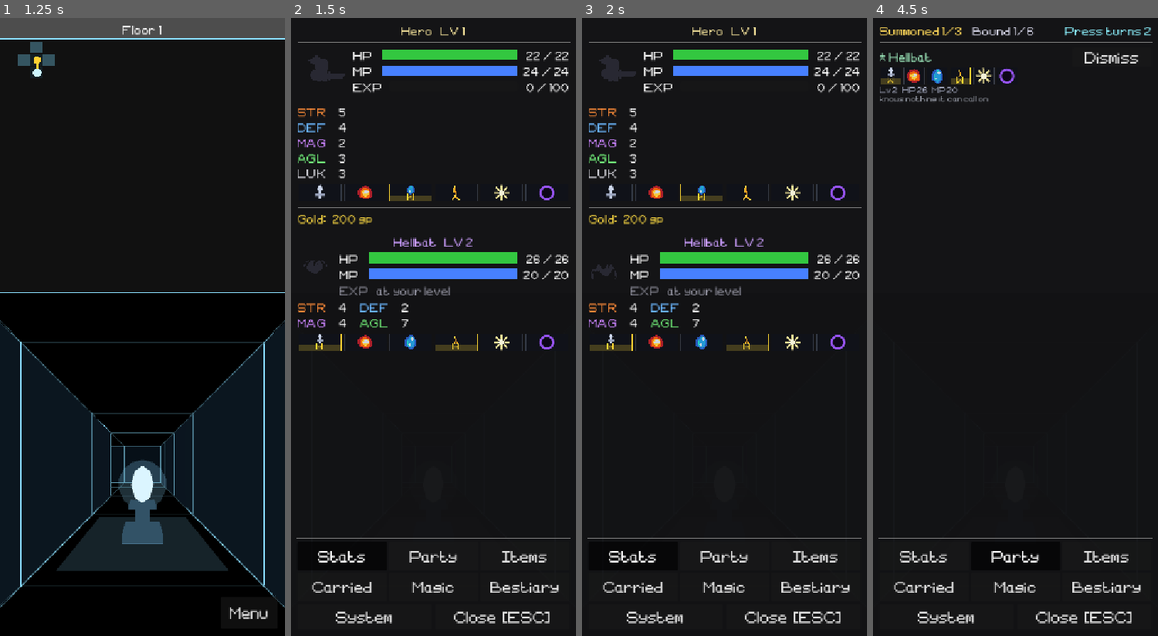
Above: before the commit, frames 1-4 (left to right).
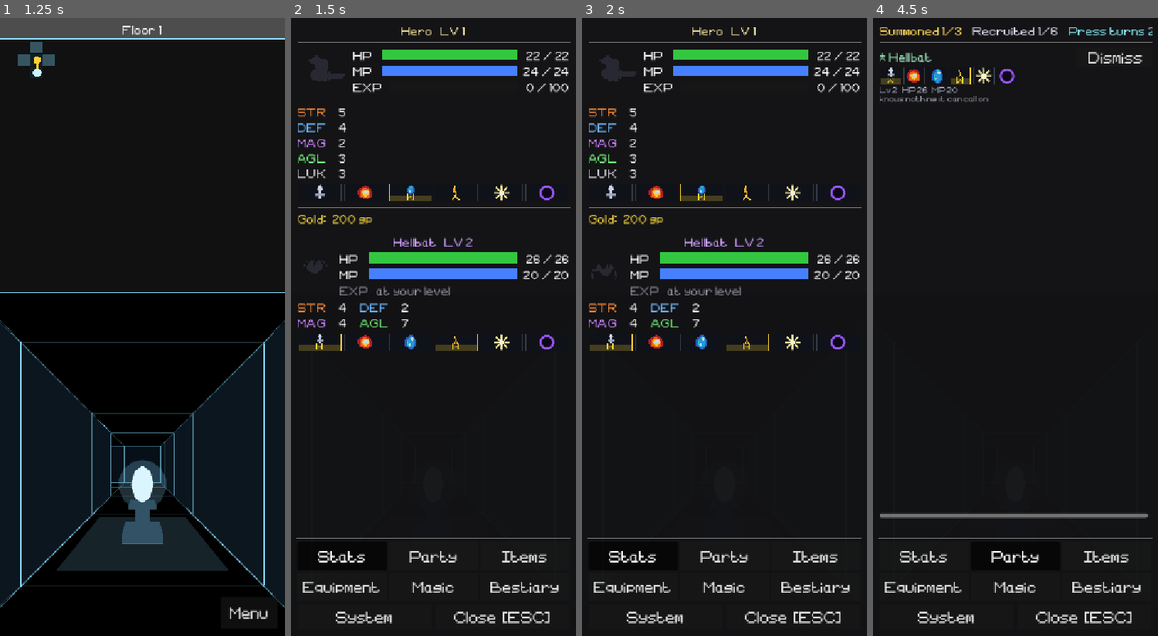
Above: after the commit, the same moments.

Repository: tausiftt5238/four-dragons-deep
Game: Godot game, scene res://scenes/title.tscn
Two runs of this game, one before a commit and one after it. Both use one fixed random seed, a clock stepped at 60 frames per second and the inputs below.
Inputs (mouse positions are in pixels of both pictures, inside the frame that each line leads up to):
- Up to frame 1 (1.25 s): click "NEW GAME" at 0.5 s
- Up to frame 2 (1.5 s): click "Menu" at 1.25 s
- Up to frame 3 (2 s): no input
- Up to frame 4 (4.5 s): click (924, 586) at 2 s, where only the run before the commit has a clickable "Carried"; click (924, 586) at 2.75 s, where only the run after the commit has a clickable "Equipment"; click "Stats" at 3.5 s; click "Party" at 4.25 s

Frame 1 is identical in both runs. In frame 2, 0.2% of the frame differs, in the area x 4-32%, y 91-93%; in frame 3, 0.2%; in frame 4, 1.6%, in the area x 2-99%, y 1-93%.

Commit message:
standard terms: Carried is Equipment, Wield is Equip, demons are monsters, and binding one is recruiting it
- only what the player reads changes: menu labels, buttons, the battle log, spell and item descriptions, the tutorial and how-to-play. code names and save keys stay as they are, so old saves still load
- the monster species that are called Demon (Demon, Fell Demon, Arch Demon, Demoness and so on) keep their names, since saves key on them
- the Bind spell and Scroll of Bind are a hold, not a recruit, so they stay Bind
- an orb's recruit row says Owned on the button for one you already have, since Recruited didn't fit

Co-Authored-By: Claude Opus 5.5 <noreply@anthropic.com>
Claude-Session: https://claude.ai/code/session_01Uhk3EMYpAHGbVF4A7SC27j

Diff:
--- a/scripts/data/item.gd
+++ b/scripts/data/item.gd
@@ -149,19 +149,19 @@
 
 static func scroll_venom() -> Dictionary:
 	return scroll("scroll_venom", "Scroll of Venom", "venom", "Venom",
-			"Poisons one demon.", 2)
+			"Poisons one monster.", 2)
 
 static func scroll_shock() -> Dictionary:
 	return scroll("scroll_shock", "Scroll of Shock", "shock", "Shock",
-			"Paralyses one demon.", 2)
+			"Paralyses one monster.", 2)
 
 static func scroll_mute() -> Dictionary:
 	return scroll("scroll_mute", "Scroll of Mute", "mute", "Mute",
-			"Silences one demon, so it cannot cast.", 3)
+			"Silences one monster, so it cannot cast.", 3)
 
 static func scroll_bind() -> Dictionary:
 	return scroll("scroll_bind", "Scroll of Bind", "bind", "Bind",
-			"Holds one demon still.", 3)
+			"Holds one monster still.", 3)
 
 # One scroll per elemental spell, built straight off Spell.DATA so a scroll can
 # never name a spell that no longer exists. `floor` is only the price tier — the
--- a/scripts/data/spell.gd
+++ b/scripts/data/spell.gd
@@ -73,12 +73,12 @@
 	# rather than a freebie.
 	"analyze":       {name="Analyze",      mp=0, type="analyze", heal=0, element="",
 		shape=SHAPE_ONE, spread=1.0,
-		desc="Read a demon's chart and its temper. Wardens and bosses refuse."},
+		desc="Read a monster's chart and its temper. Wardens and bosses refuse."},
 
 	# ── Fire ──────────────────────────────────────────────────────────────────
 	"ember":         {name="Ember",        mp=8, type="dmg", heal=0, element="fire",
 		shape=SHAPE_ONE, spread=1.0, power=POWER_I,
-		desc="A flame set on one demon."},
+		desc="A flame set on one monster."},
 	"cinderfall":    {name="Cinderfall",   mp=14, type="dmg", heal=0, element="fire",
 		shape=SHAPE_FEW, spread=SPREAD_FEW_DMG, power=POWER_I,
 		desc="Embers fall across two or three of them."},
@@ -98,7 +98,7 @@
 
 	"immolate":      {name="Immolate",     mp=32, type="dmg", heal=0, element="fire",
 		shape=SHAPE_ONE, spread=1.0, power=POWER_III,
-		desc="One demon, and nothing left of it to bury."},
+		desc="One monster, and nothing left of it to bury."},
 	"ashfall":       {name="Ashfall",      mp=54, type="dmg", heal=0, element="fire",
 		shape=SHAPE_FEW, spread=SPREAD_FEW_DMG, power=POWER_III,
 		desc="Two or three of them go up and come down as ash."},
@@ -109,7 +109,7 @@
 	# ── Ice ───────────────────────────────────────────────────────────────────
 	"rime":          {name="Rime",         mp=8, type="dmg", heal=0, element="ice",
 		shape=SHAPE_ONE, spread=1.0, power=POWER_I,
-		desc="Frost closes over one demon."},
+		desc="Frost closes over one monster."},
 	"hailfall":      {name="Hailfall",     mp=14, type="dmg", heal=0, element="ice",
 		shape=SHAPE_FEW, spread=SPREAD_FEW_DMG, power=POWER_I,
 		desc="Hail comes down on two or three of them."},
@@ -119,7 +119,7 @@
 
 	"frostbite":     {name="Frostbite",    mp=18, type="dmg", heal=0, element="ice",
 		shape=SHAPE_ONE, spread=1.0, power=POWER_II,
-		desc="The cold gets into one demon and stays."},
+		desc="The cold gets into one monster and stays."},
 	"blizzard":      {name="Blizzard",     mp=30, type="dmg", heal=0, element="ice",
 		shape=SHAPE_FEW, spread=SPREAD_FEW_DMG, power=POWER_II,
 		desc="A wind full of ice, across two or three."},
@@ -129,7 +129,7 @@
 
 	"glaciate":      {name="Glaciate",     mp=32, type="dmg", heal=0, element="ice",
 		shape=SHAPE_ONE, spread=1.0, power=POWER_III,
-		desc="One demon, taken down to still."},
+		desc="One monster, taken down to still."},
 	"shardfall":     {name="Shardfall",    mp=54, type="dmg", heal=0, element="ice",
 		shape=SHAPE_FEW, spread=SPREAD_FEW_DMG, power=POWER_III,
 		desc="Ice falls in pieces on two or three of them."},
@@ -140,7 +140,7 @@
 	# ── Thunder ───────────────────────────────────────────────────────────────
 	"arc":           {name="Arc",          mp=8, type="dmg", heal=0, element="thunder",
 		shape=SHAPE_ONE, spread=1.0, power=POWER_I,
-		desc="Current jumps to one demon."},
+		desc="Current jumps to one monster."},
 	"forkfall":      {name="Forkfall",     mp=14, type="dmg", heal=0, element="thunder",
 		shape=SHAPE_FEW, spread=SPREAD_FEW_DMG, power=POWER_I,
 		desc="The current forks into two or three of them."},
@@ -150,7 +150,7 @@
 
 	"bolt":          {name="Bolt",         mp=18, type="dmg", heal=0, element="thunder",
 		shape=SHAPE_ONE, spread=1.0, power=POWER_II,
-		desc="One line of it, straight through one demon."},
+		desc="One line of it, straight through one monster."},
 	"thunderstorm":  {name="Thunderstorm",  mp=30, type="dmg", heal=0, element="thunder",
 		shape=SHAPE_FEW, spread=SPREAD_FEW_DMG, power=POWER_II,
 		desc="It keeps finding two or three of them."},
@@ -160,7 +160,7 @@
 
 	"levin":         {name="Levin",        mp=32, type="dmg", heal=0, element="thunder",
 		shape=SHAPE_ONE, spread=1.0, power=POWER_III,
-		desc="White fire, and one demon in the way of it."},
+		desc="White fire, and one monster in the way of it."},
 	"skyfall":       {name="Skyfall",      mp=54, type="dmg", heal=0, element="thunder",
 		shape=SHAPE_FEW, spread=SPREAD_FEW_DMG, power=POWER_III,
 		desc="It comes down on two or three at once."},
@@ -171,17 +171,17 @@
 	# ── Light: expels, or does nothing ────────────────────────────────────────
 	"banish":        {name="Banish",       mp=14, type="banish", heal=0, element="light",
 		shape=SHAPE_ONE, spread=1.0, boost=BOOST_I,
-		desc="Tries to expel one demon outright. Some things cannot abide the light."},
+		desc="Tries to expel one monster outright. Some things cannot abide the light."},
 	"winnow":        {name="Winnow",       mp=24, type="banish", heal=0, element="light",
 		shape=SHAPE_FEW, spread=SPREAD_FEW_BANISH, boost=BOOST_I,
 		desc="Reaches for two or three at once, and holds each of them less firmly."},
 	"daybreak":      {name="Daybreak",     mp=36, type="banish", heal=0, element="light",
 		shape=SHAPE_ALL, spread=SPREAD_ALL_BANISH, boost=BOOST_I,
-		desc="Opens the light on every demon standing. Thin, across that many."},
+		desc="Opens the light on every monster standing. Thin, across that many."},
 
 	"exile":         {name="Exile",        mp=26, type="banish", heal=0, element="light",
 		shape=SHAPE_ONE, spread=1.0, boost=BOOST_II,
-		desc="A firmer hand on one demon than Banish can manage."},
+		desc="A firmer hand on one monster than Banish can manage."},
 	"scour":         {name="Scour",        mp=44, type="banish", heal=0, element="light",
 		shape=SHAPE_FEW, spread=SPREAD_FEW_BANISH, boost=BOOST_II,
 		desc="Two or three of them, and it does not let go as easily."},
@@ -191,7 +191,7 @@
 
 	"absolve":       {name="Absolve",      mp=42, type="banish", heal=0, element="light",
 		shape=SHAPE_ONE, spread=1.0, boost=BOOST_III,
-		desc="One demon, and very little argument about it."},
+		desc="One monster, and very little argument about it."},
 	"sunburst":      {name="Sunburst",     mp=70, type="banish", heal=0, element="light",
 		shape=SHAPE_FEW, spread=SPREAD_FEW_BANISH, boost=BOOST_III,
 		desc="Two or three caught in the open at once."},
@@ -202,7 +202,7 @@
 	# ── Dark: unmakes, or does nothing ────────────────────────────────────────
 	"consign":       {name="Consign",      mp=14, type="banish", heal=0, element="dark",
 		shape=SHAPE_ONE, spread=1.0, boost=BOOST_I,
-		desc="Tries to unmake one demon outright. Some things cannot abide the dark."},
+		desc="Tries to unmake one monster outright. Some things cannot abide the dark."},
 	"cull":          {name="Cull",         mp=24, type="banish", heal=0, element="dark",
 		shape=SHAPE_FEW, spread=SPREAD_FEW_BANISH, boost=BOOST_I,
 		desc="Takes two or three together, and takes each of them less surely."},
@@ -212,7 +212,7 @@
 
 	"erase":         {name="Erase",        mp=26, type="banish", heal=0, element="dark",
 		shape=SHAPE_ONE, spread=1.0, boost=BOOST_II,
-		desc="One demon, and a better chance there is nothing left."},
+		desc="One monster, and a better chance there is nothing left."},
 	"reap":          {name="Reap",         mp=44, type="banish", heal=0, element="dark",
 		shape=SHAPE_FEW, spread=SPREAD_FEW_BANISH, boost=BOOST_II,
 		desc="Two or three of them, cut down in one pass."},
@@ -222,7 +222,7 @@
 
 	"unmake":        {name="Unmake",       mp=42, type="banish", heal=0, element="dark",
 		shape=SHAPE_ONE, spread=1.0, boost=BOOST_III,
-		desc="One demon, and very little of it survives the asking."},
+		desc="One monster, and very little of it survives the asking."},
 	"harvest":       {name="Harvest",      mp=70, type="banish", heal=0, element="dark",
 		shape=SHAPE_FEW, spread=SPREAD_FEW_BANISH, boost=BOOST_III,
 		desc="Two or three taken together and not given back."},
--- a/scripts/ui/combat_scene.gd
+++ b/scripts/ui/combat_scene.gd
@@ -638,12 +638,12 @@
 	_right_title.add_theme_color_override("font_color", Color(1.0, 0.83, 0.47))
 	_submenu_clear()
 
-	var take: Button = _big_button("Bind it",
-			"%s joins the rolodex. Costs nothing." % enemy.enemy_name, false)
+	var take: Button = _big_button("Recruit it",
+			"%s joins your roster. Costs nothing." % enemy.enemy_name, false)
 	take.pressed.connect(func() -> void:
 		var who: String = enemy.enemy_name
 		_remember_recruit(who, enemy.lv)
-		_log("[color=lime]%s is bound. It walks in behind you.[/color]" % who)
+		_log("[color=lime]%s is recruited. It walks in behind you.[/color]" % who)
 		await _beg_resolved())
 	_submenu_add(take)
 
--- a/scripts/ui/menu_tab_equipment.gd
+++ b/scripts/ui/menu_tab_equipment.gd
@@ -89,10 +89,10 @@
 			_m._set_status("Both slots are taken.")
 		_m._refresh()
 	if kind == "weapon":
-		label = "Wield"
+		label = "Equip"
 		act = func() -> void:
 			p.equip_weapon(item)
-			_m._set_status("Wielding %s." % item["name"])
+			_m._set_status("Equipped %s." % item["name"])
 			_m._refresh()
 	elif kind == "armor":
 		act = func() -> void:
--- a/scripts/ui/menu_tab_items.gd
+++ b/scripts/ui/menu_tab_items.gd
@@ -48,7 +48,7 @@
 		SlotList.new(_m._content).add_note("Your pack is empty.")
 		return
 
-	# One shelf per kind. Weapons, armour and trinkets live on the Carried tab,
+	# One shelf per kind. Weapons, armour and trinkets live on the Equipment tab,
 	# where they can be compared against what is worn, so they are left out
 	# here. Anything of a kind not named still lists, under Other.
 	var shelves: Array[Array] = [["consumable", "Consumables"], ["scroll", "Scrolls"]]
@@ -119,10 +119,10 @@
 				_m._refresh()})
 	elif kind == "weapon":
 		actions.append({
-			text = "Wield", disabled = p.equipped_weapon.get("id", "") == item_id,
+			text = "Equip", disabled = p.equipped_weapon.get("id", "") == item_id,
 			press = func() -> void:
 				p.equip_weapon(item)
-				_m._set_status("Wielding %s." % item["name"])
+				_m._set_status("Equipped %s." % item["name"])
 				_m._refresh()})
 	elif kind == "armor":
 		actions.append({
--- a/scripts/ui/menu_tab_party.gd
+++ b/scripts/ui/menu_tab_party.gd
@@ -27,7 +27,7 @@
 	header.add_child(slots_lbl)
 
 	var bound_lbl: Label = Label.new()
-	bound_lbl.text = "Bound %d/%d" % [p.recruited.size(), PlayerCharacter.ROSTER_SIZE]
+	bound_lbl.text = "Recruited %d/%d" % [p.recruited.size(), PlayerCharacter.ROSTER_SIZE]
 	bound_lbl.size_flags_horizontal = Control.SIZE_EXPAND_FILL
 	bound_lbl.add_theme_color_override("font_color", Color(0.85, 0.85, 0.92))
 	header.add_child(bound_lbl)
@@ -41,7 +41,7 @@
 
 	if p.recruited.is_empty():
 		var none_lbl: Label = Label.new()
-		none_lbl.text = "No demons bound yet. Talk one down in battle."
+		none_lbl.text = "No monsters recruited yet. Talk one down in battle."
 		none_lbl.add_theme_color_override("font_color", Color(0.6, 0.6, 0.6))
 		_m._content.add_child(none_lbl)
 		return
--- a/scripts/ui/menu_ui.gd
+++ b/scripts/ui/menu_ui.gd
@@ -76,8 +76,7 @@
 
 	for tab_id: String in ["stats", "party", "items", "equipment", "magic", "bestiary"]:
 		var btn: Button = Button.new()
-		# "Equipment" overpromises now that there is no weapon and no armour.
-		btn.text        = "Carried" if tab_id == "equipment" else tab_id.capitalize()
+		btn.text        = tab_id.capitalize()
 		btn.toggle_mode = true
 		btn.custom_minimum_size     = Vector2(0, 36)
 		btn.size_flags_horizontal   = Control.SIZE_EXPAND_FILL
--- a/scripts/ui/orb_ui.gd
+++ b/scripts/ui/orb_ui.gd
@@ -89,7 +89,7 @@
 	tabs.add_theme_constant_override("h_separation", 6)
 	tabs.add_theme_constant_override("v_separation", 6)
 	col.add_child(tabs)
-	for pair: Array in [["rest", "Rest"], ["bind", "Bind"],
+	for pair: Array in [["rest", "Rest"], ["bind", "Recruit"],
 			["sell", "Sell"], ["buy", "Supplies"],
 			["gear", "Gear"], ["scrolls", "Scrolls"], ["save", "Save"]]:
 		var btn: Button = Button.new()
@@ -238,10 +238,10 @@
 	list.add(enemy_name,
 			Color(0.62, 0.92, 0.74) if owned else Color(0.85, 0.85, 0.92),
 			about,
-			"bound" if owned else "%d g" % price,
+			"recruited" if owned else "%d g" % price,
 			Color(0.55, 0.75, 0.60) if owned else Color(1.0, 0.85, 0.35),
-			"Bound" if owned else ("Full" if full
-					else ("Lv %d" % offered_lv if outranks else "Bind")),
+			"Owned" if owned else ("Full" if full
+					else ("Lv %d" % offered_lv if outranks else "Recruit")),
 			owned or full or outranks or player.gold < price,
 			func() -> void:
 				if player.gold < price:
@@ -536,7 +536,7 @@
 # and a spare piece in the pack is neither.
 func _owned_tag(entry: Dictionary, item_id: String, carried: int) -> String:
 	if player.equipped_weapon.get("id", "") == item_id:
-		return "Wielding one."
+		return "One equipped."
 	if player.equipped_armor.get("id", "") == item_id:
 		return "Wearing one."
 	if player.is_accessory_equipped(item_id):
--- a/scripts/ui/tutorial_ui.gd
+++ b/scripts/ui/tutorial_ui.gd
@@ -27,7 +27,7 @@
 			+ "Chests hang on the walls. Walk into one to open it. From floor 6, some are mimics."},
 	{title = "Save orbs", shot = "orb.png",
 		text = "Orbs are the only place to save. Stand on one and tap Orb to rest, shop, sell, "
-			+ "buy back demons and save.\n\n"
+			+ "buy back monsters and save.\n\n"
 			+ "Save often. Death ends the run.\n\n"
 			+ "Every dragon's corridor has an orb just inside it."},
 	{title = "Fighting", shot = "combat.png",
@@ -35,16 +35,16 @@
 			+ "Hit a weakness or crit: half an icon.\n"
 			+ "Miss, or it nulls you: two icons.\n"
 			+ "It reflects or drains you: your turn ends.\n\n"
-			+ "The boxes under a demon are its chart: W weak, S strong, N null, R reflect, D drain. "
+			+ "The boxes under a monster are its chart: W weak, S strong, N null, R reflect, D drain. "
 			+ "Hit it, Analyze it or kill one to fill them in."},
 	{title = "Talking", shot = "talk.png",
 		text = "You don't have to fight everything. Tap Talk to Negotiate, Bribe or Threaten your "
-			+ "way out, or Recruit the demon to your side.\n\n"
+			+ "way out, or Recruit the monster to your side.\n\n"
 			+ "Analyze shows its temper, so you can pick the approach it answers to."},
 	{title = "Your party", shot = "party.png",
-		text = "Three demons fight with you, and six can be on your roster. Swap them in the "
+		text = "Three monsters fight with you, and six can be on your roster. Swap them in the "
 			+ "menu's Party tab. The bench still earns half the EXP.\n\n"
-			+ "A demon that falls and isn't revived before the fight ends is gone for good."},
+			+ "A monster that falls and isn't revived before the fight ends is gone for good."},
 	{title = "Four dragons", shot = "dragon.png",
 		text = "A dragon waits at floors 5, 10, 15 and 20: Ice, Thunder, Fire, then Void.\n\n"
 			+ "Each one is weak to the dragon before it. You start with Ember, which is why "
Not shown, changed: docs/how-to-play.md
